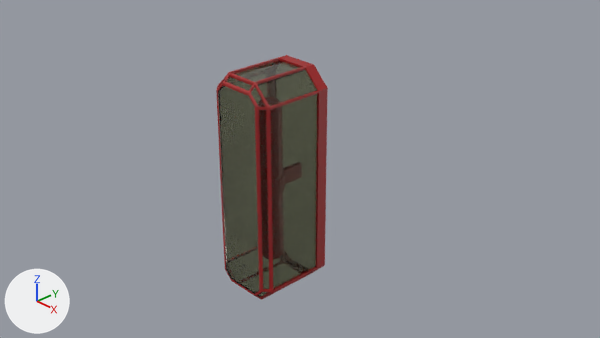
The Blender file blend/blenderisland_wall_lamp.blend as it was, and as the next commit left it.
One viewpoint serves both versions: the file's camera 'Camera'. The axes (+X, +Y, +Z) are drawn at lower left. The lights are the same throughout.

Script lines for the objects in view, before the commit:
```python
ob_lamp_bulp = bpy.data.objects.new('lamp.bulp', me_cylinder)
ob_lamp_bulp.parent = ob_lamp_glass
ob_lamp_bulp.location = (0.0, -0.0351, 0.0)
ob_lamp_frame = bpy.data.objects.new('lamp.frame', me_plane_004)
ob_lamp_frame.parent = ob_lamp_glass
ob_lamp_frame.location = (0.0, 0.0, 0.0)
ob_lamp_glass = bpy.data.objects.new('lamp.glass', me_plane_001)
ob_lamp_glass.location = (0.0, 0.0, 0.0)
ob_lamp_glass.rotation_euler = (1.571, 0.0, 0.0)  # degrees (90, 0, 0)
```
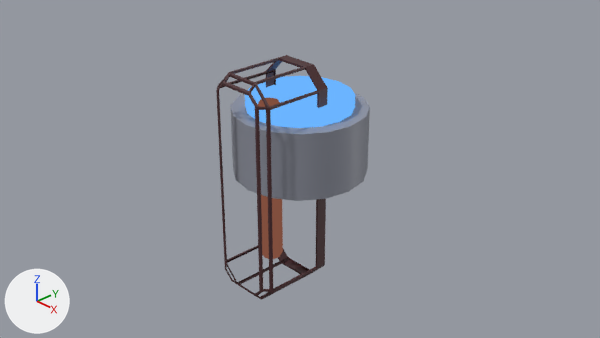
The change, as a diff of the scene's bpy script:
```diff
--- a/blend/blenderisland_wall_lamp.blend.py
+++ b/blend/blenderisland_wall_lamp.blend.py
@@ ng_palette_node_from_purple_scene_9_color @@
+ng_palette_node_from_purple_scene_9_color = bpy.data.node_groups.new('palette_node.from_purple_scene.9_color', 'ShaderNodeTree')
+# nodes: BsdfPrincipled, HueSaturation, RGB
+# colours: beige #decb91, pink #eb6087, blue #56cbfe, brown #412226, purple #7e2166, black #191014, blue #68769f, blue #6bb4ff
@@ mat_3rd @@
 _N = mat_3rd.node_tree.nodes; _L = mat_3rd.node_tree.links
-n0 = _N.new('ShaderNodeBsdfPrincipled'); n0.name = 'Principled BSDF'
-n0.distribution = 'GGX'
-n0.subsurface_method = 'BURLEY'
 n1 = _N.new('ShaderNodeOutputMaterial'); n1.name = 'Material Output'
-n2 = _N.new('ShaderNodeGroup'); n2.name = 'Group.001'
-n2.node_tree = ng_palette_node_first_proposal
-_L.new(n0.outputs[0], n1.inputs[0])  # 'BSDF' to 'Surface'
-_L.new(n2.outputs[2], n0.inputs[0])  # '3_color' to 'Base Color'
+n3 = _N.new('ShaderNodeGroup'); n3.name = 'Group.003'
+n3.node_tree = ng_palette_node_from_purple_scene_9_color
+_L.new(n3.outputs[2], n1.inputs[0])  # 'furniture' to 'Surface'
@@ mat_2_light @@
+mat_2_light = bpy.data.materials.new('2_light')
+mat_2_light.use_nodes = True; mat_2_light.node_tree.nodes.clear()
+_N = mat_2_light.node_tree.nodes; _L = mat_2_light.node_tree.links
+n0 = _N.new('ShaderNodeOutputMaterial'); n0.name = 'Material Output'
+n1 = _N.new('ShaderNodeEmission'); n1.name = 'Emission'
+n1.inputs[1].default_value = 0.3  # 'Strength'
+n2 = _N.new('ShaderNodeGroup'); n2.name = 'Group.003'
+n2.node_tree = ng_palette_node_from_purple_scene_9_color
+_L.new(n1.outputs[0], n0.inputs[0])  # 'Emission' to 'Surface'
+_L.new(n2.outputs[5], n1.inputs[0])  # '2_light' to 'Color'
@@ mat_lamp_screen @@
+mat_lamp_screen = bpy.data.materials.new('lamp_screen')
+# nodes: BsdfTranslucent, Mapping, OutputMaterial, RGBCurve, TexCoord, TexGradient
@@ mat_3_light @@
+mat_3_light = bpy.data.materials.new('3_light')
+mat_3_light.use_nodes = True; mat_3_light.node_tree.nodes.clear()
+_N = mat_3_light.node_tree.nodes; _L = mat_3_light.node_tree.links
+n0 = _N.new('ShaderNodeOutputMaterial'); n0.name = 'Material Output'
+n1 = _N.new('ShaderNodeEmission'); n1.name = 'Emission'
+n2 = _N.new('ShaderNodeGroup'); n2.name = 'Group.003'
+n2.node_tree = ng_palette_node_from_purple_scene_9_color
+_L.new(n1.outputs[0], n0.inputs[0])  # 'Emission' to 'Surface'
+_L.new(n2.outputs[6], n1.inputs[0])  # '3_light' to 'Color'
@@ mat_1st__dominating_color @@
+mat_1st__dominating_color = bpy.data.materials.new('1st (dominating color)')
+mat_1st__dominating_color.use_nodes = True; mat_1st__dominating_color.node_tree.nodes.clear()
+_N = mat_1st__dominating_color.node_tree.nodes; _L = mat_1st__dominating_color.node_tree.links
+n0 = _N.new('ShaderNodeOutputMaterial'); n0.name = 'Material Output'
+n1 = _N.new('ShaderNodeGroup'); n1.name = 'Group.003'
+n1.node_tree = ng_palette_node_from_purple_scene_9_color
+_L.new(n1.outputs[1], n0.inputs[0])  # 'wall' to 'Surface'
@@ me_plane_001 @@
 me_plane_001.from_pydata(...)  # 21 vertices, 14 faces; spans x 0.0..0.031, y 0.0..0.1, z 0.0..0.07
-me_plane_001.materials.append(mat_5th_window_glass)
+me_plane_001.materials.append(mat_lamp_screen)
@@ me_cylinder @@
 me_cylinder.from_pydata(...)  # 124 vertices, 107 faces; spans x -0.0116..0.0116, y -0.0116..0.0351, z 0.0..0.076
 # used by ob_lamp_bulp; parent = ob_lamp_glass; location = (0.0, -0.0351, 0.0)
+# me_cylinder part 1: all 49 faces centred in x -0.0096..0.0096, y -0.0096..0.0096, z 0.0387..0.076 switch from mat_3rd to mat_2_light
@@ ob_lamp_glass @@
 _m = ob_lamp_glass.modifiers.new('Solidify', 'SOLIDIFY')
 _m.thickness = 0.002
+ob_lamp_glass.hide_viewport = True
@@ ob_table_lamp @@
+ob_table_lamp = bpy.data.objects.new('table_lamp', me_table_lamp)  # 64 vertices, 50 faces; spans x -0.06..0.06, y -0.06..0.06, z 0.0..0.071
+ob_table_lamp.location = (0.0, 0.0, 0.0)
```

Boxes [x1, y1, x2, y2] around the edits, measured in the pictures (600 x 338 px):
'lamp.glass', hidden: before [218, 60, 317, 297]
'table_lamp', added: after [230, 76, 370, 201]
    faces in mat_1st__dominating_color: [230, 93, 370, 201]
    faces in mat_3_light: [245, 76, 355, 128]
'lamp.frame', recoloured (red to black): [216, 55, 328, 300] in both
'lamp.bulp', recoloured: [257, 98, 283, 259] in both
part 1 of me_cylinder, recoloured (brown): after [257, 98, 283, 259]
